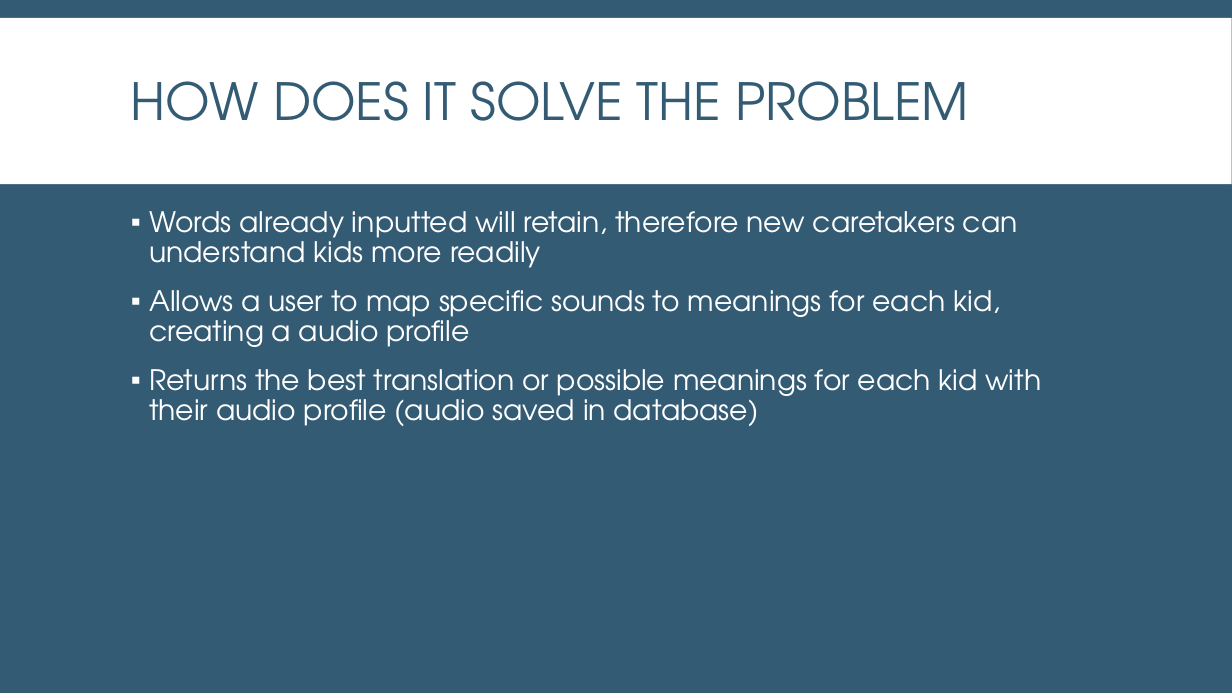
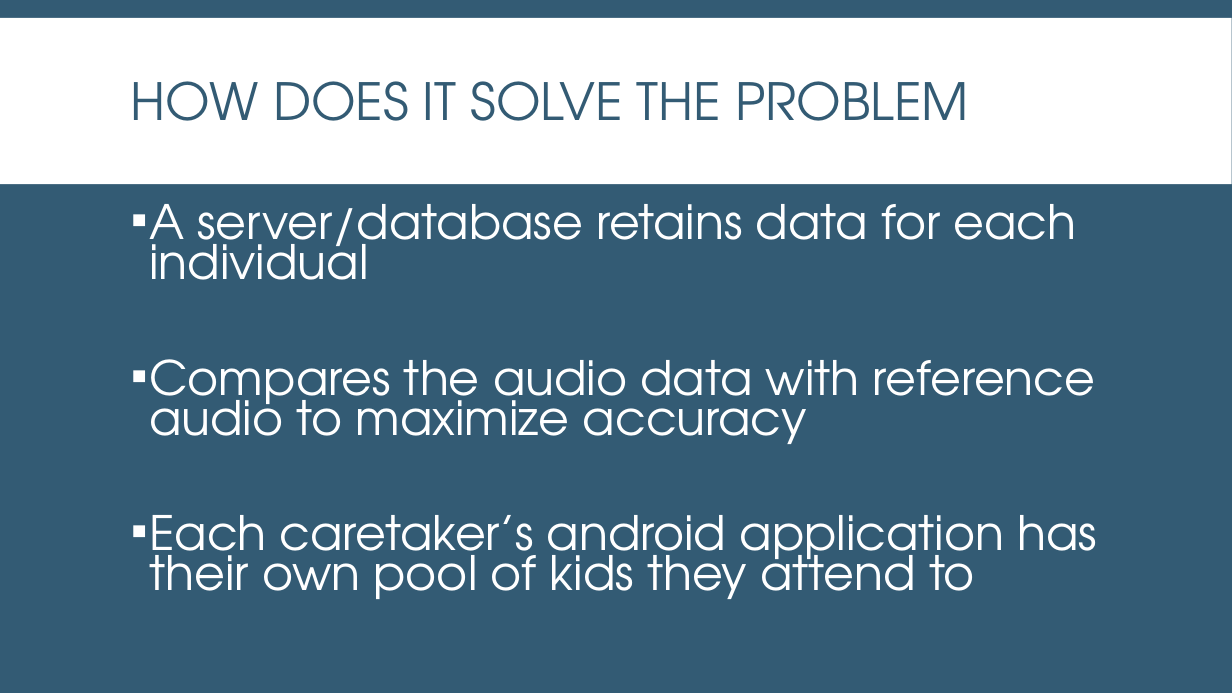
Before and after one commit to brooklyn2016/team-19, a slide deck: slide 5 of presentation.pptx. Drawn at 1232x693 pixels with LibreOffice and Linux fonts; fonts in the diff are those of the drawing. Boxes give left, top, right and bottom in pixels: in the first picture for what was removed or moved away, otherwise in the second. Text is boxed around its words. In the diff, an @@ line names an element or a change of style, - is before the commit and + after.

```diff
--- a/presentation.pptx
+++ b/presentation.pptx
@@ text at (x1=149, y1=204, x2=1097, y2=599): text changed; size 22 to 37 pt @@
-▪ Words already inputted will retain, therefore new caretakers can understand kids more readily
-▪ Allows a user to map specific sounds to meanings for each kid, creating a audio profile
-▪ Returns the best translation or possible meanings for each kid with their audio profile (audio saved in database)
+▪ A server/database retains data for each individual
+▪ Compares the audio data with reference audio to maximize accuracy
+▪ Each caretaker’s android application has their own pool of kids they attend to
```
Also in this commit, not shown: 4 other slides changed.
